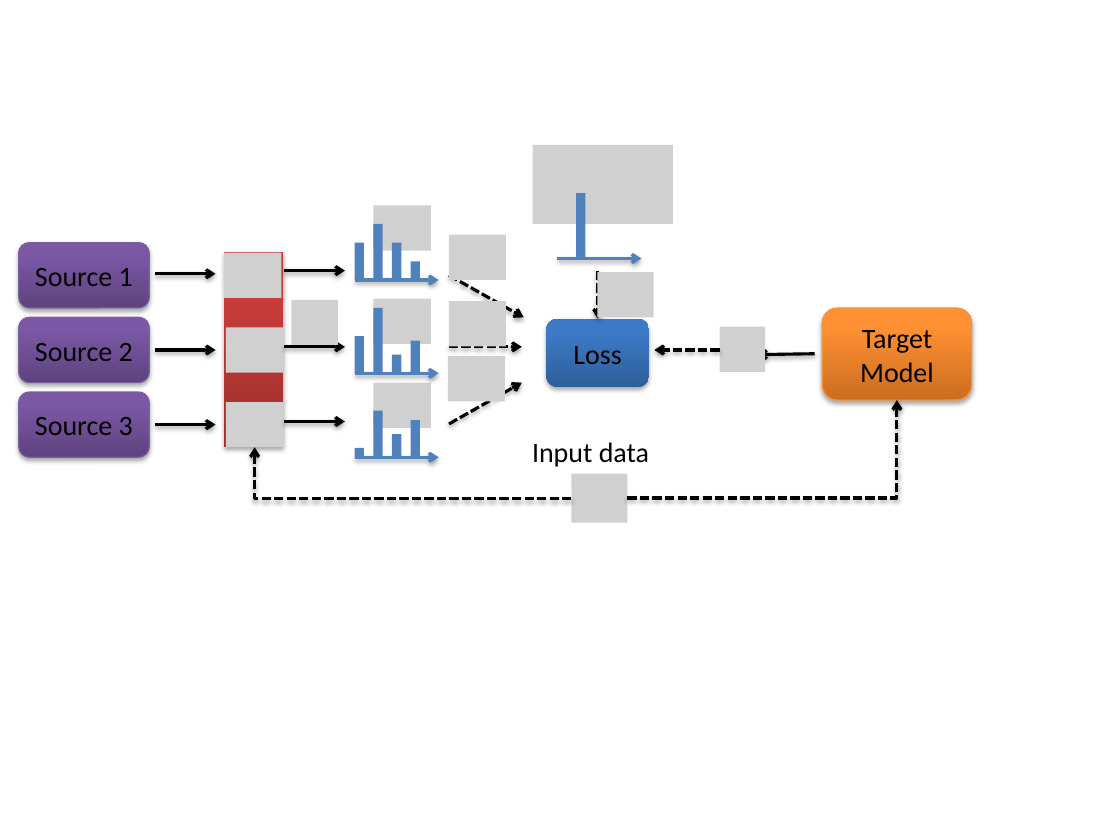
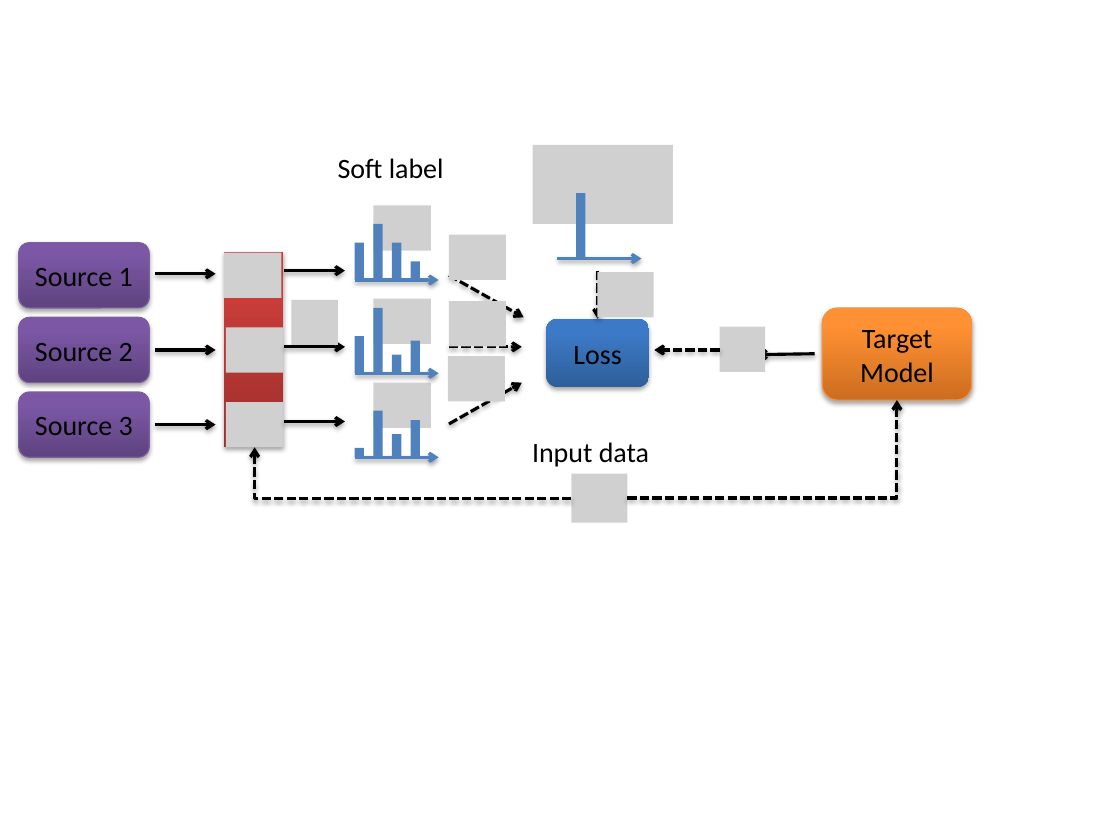
Before and after one commit to shuangao/GDSDA_all, a slide deck: slide 4 of figure/Presentation1.pptx. Drawn at 1120x840 pixels with LibreOffice and Linux fonts; fonts in the diff are those of the drawing; grey boxes stand for pictures. Boxes give left, top, right and bottom in pixels: in the first picture for what was removed or moved away, otherwise in the second. Text is boxed around its words. In the diff, an @@ line names an element or a change of style, - is before the commit and + after.

```diff
--- a/figure/Presentation1.pptx
+++ b/figure/Presentation1.pptx
@@ text added at bbox=[338, 158, 444, 179], 18 pt, text #000000 @@
+Soft label
```
Also in this commit, not shown: 8 other files.
